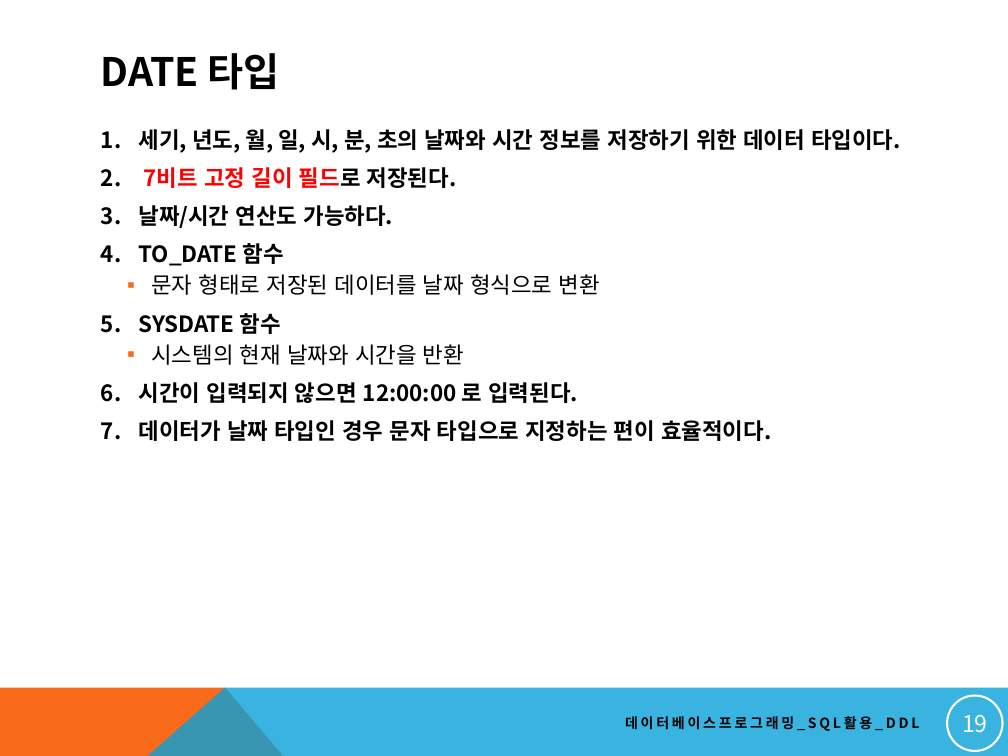
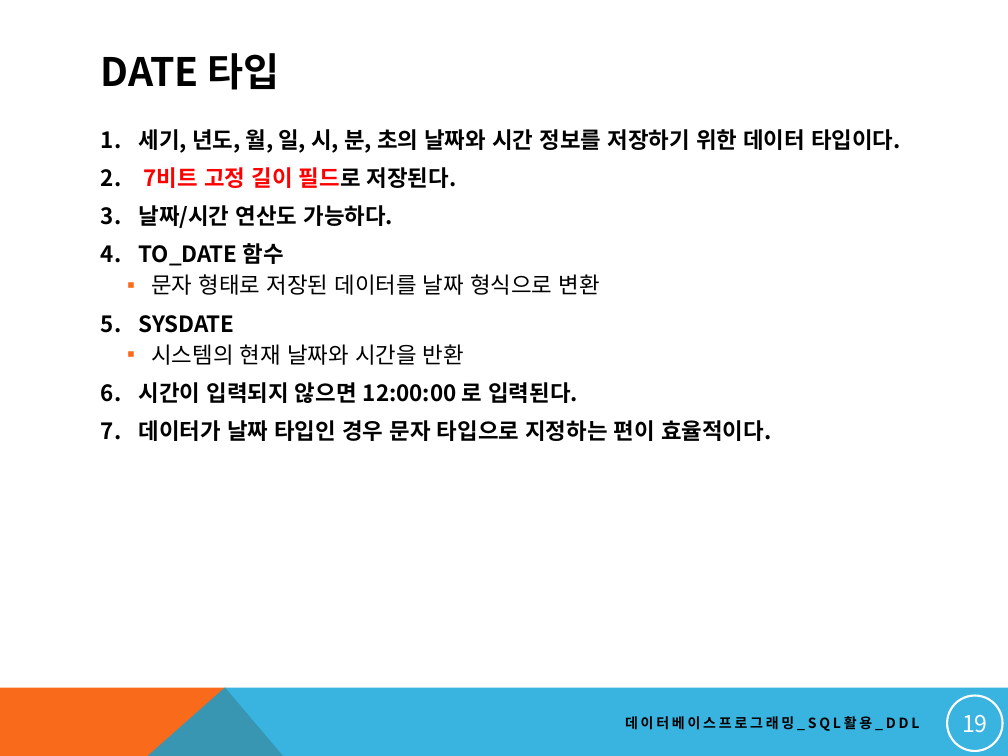
Before and after one commit to whdwls8404/SmartWeb0825, a slide deck: slide 19 of dbstudy/OraclePPT/11. 기본 SQL 작성하기_DDL 활용.pptx. Drawn at 1008x756 pixels with LibreOffice and Linux fonts; fonts in the diff are those of the drawing. Boxes give left, top, right and bottom in pixels: in the first picture for what was removed or moved away, otherwise in the second. Text is boxed around its words. In the diff, an @@ line names an element or a change of style, - is before the commit and + after.

```diff
--- a/dbstudy/OraclePPT/11. 기본 SQL 작성하기_DDL 활용.pptx
+++ b/dbstudy/OraclePPT/11. 기본 SQL 작성하기_DDL 활용.pptx
@@ text at box(139, 315, 235, 333): text changed @@
-5. SYSDATE 함수
+5. SYSDATE
```
Also in this commit, not shown: 1 other slide changed, 3 other files.
